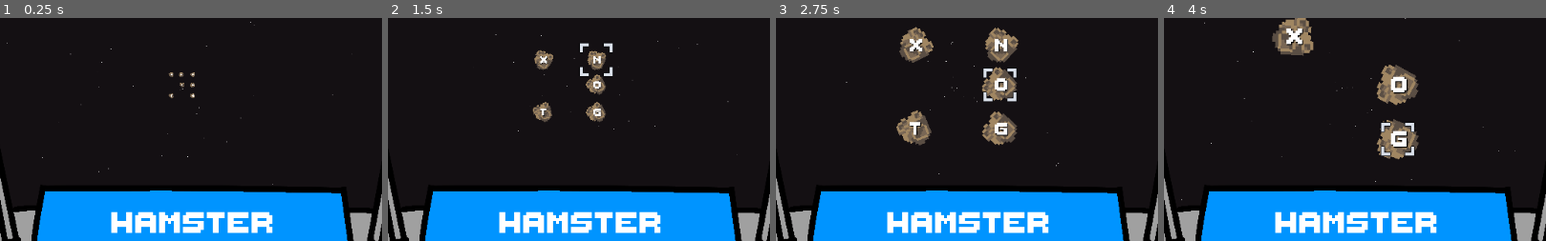
Above: before the commit, frames 1-4 (left to right).
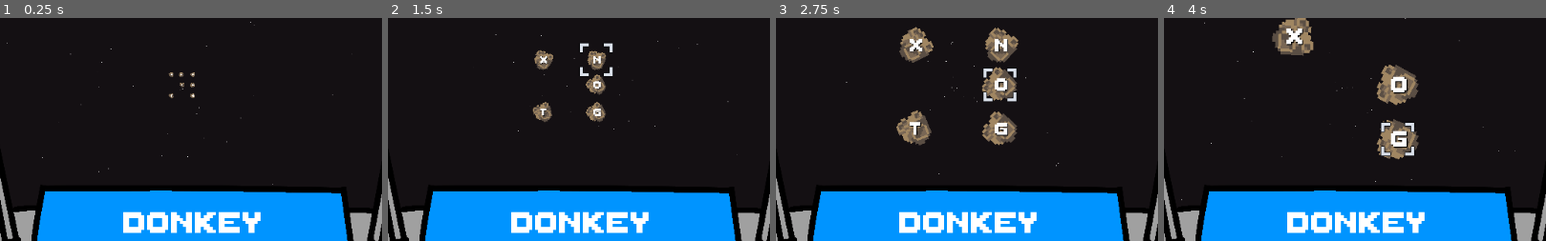
Above: after the commit, the same moments.

Repository: sugarvoid/alpha-space
Game: Godot game, scene res://game/game.tscn
The game is run twice, just before and just after one commit, with the same random seed, the same clock (stepped at 60 frames per second) and the same inputs.
Inputs (mouse positions are % of the whole screen's width and height, from its top left):
- Up to frame 1 (0.25 s): no input
- Up to frame 2 (1.5 s): tap Enter at 0.5 s; move the mouse to (47, 26) at 0.52 s; hold Keypad 8 (num_pad_eight) 0.53-1.28 s; click (47, 26) at 0.67 s; move the mouse to (52, 24) at 1.27 s; tap Keypad 5 (num_pad_five) at 1.35 s; click (52, 24) at 1.42 s
- Up to frame 3 (2.75 s): move the mouse to (53, 29) at 2.02 s; hold Keypad 4 (num_pad_four) from 2.03 s (still down); click (53, 29) at 2.17 s
- Up to frame 4 (4 s): move the mouse to (44, 39) at 2.77 s; release Keypad 4 (num_pad_four) at 2.78 s; tap Keypad 9 (num_pad_nine) at 2.85 s; click (44, 39) at 2.92 s; move the mouse to (56, 41) at 3.52 s; hold Keypad 1 (num_pad_one) from 3.53 s (still down); click (56, 41) at 3.67 s
The pictures show only the part of the screen within x 25-75%, y 14-64%; the shares and areas given below are measured in that part.

The runs differ from the first frame. In frame 1, 2.2% of the frame differs, in the area x 29-72%, y 86-97%; in frame 2, 2.2%; in frame 3, 2.2%; in frame 4, 2.2%.

Commit message:
Added dynamic word display

Diff:
--- a/game/hud/fps_counter.tscn
+++ b/game/hud/fps_counter.tscn
@@ -13,14 +13,12 @@
 script = ExtResource("1_1gp45")
 
 [node name="Label" type="Label" parent="."]
-layout_mode = 0
 offset_left = 35.0
 offset_right = 75.0
 offset_bottom = 26.0
 text = "00"
 
 [node name="Label2" type="Label" parent="."]
-layout_mode = 1
 offset_left = 1.0
 offset_right = 41.0
 offset_bottom = 26.0
--- a/game/manager/word_manager.gd
+++ b/game/manager/word_manager.gd
@@ -6,8 +6,21 @@
 const LETTERS: Array = ['a','b','c','d','e','f','g','h','i','j','k','l','m','n','o','p','q','r','s','t','u','v','w','x','y','z']
 
 var typed_word: Array
+var running_word: String
+var running_score: int
 
 var test_var = "test string"
+
+func _ready() -> void:
+	add_letter("d")
+	add_letter("o")
+	add_letter("n")
+	add_letter("k")
+	add_letter("e")
+	add_letter("y")
+
+	self._update_word_label()
+
 
 func get_letter_vaule(letter: String) -> int:
 	match letter:
@@ -27,10 +40,29 @@
 			return -99
 
 func add_letter(letter: String) -> void:
-	pass
+	# add points based on letter
+	typed_word.append(letter)
+
+	self._update_running_word()
+	self._update_word_label()
+
 
 func _update_word_label() -> void:
-	pass
+	self.word_display.text = self.running_word
 
-func _letter_array_to_string() -> String:
-	return "filter"
+func _update_running_word() -> void:
+	self.running_word = ""
+	for letter in self.typed_word:
+
+		self.running_word += letter
+
+
+func check_if_word_is_vaild(word: String) -> bool:
+	# Check if word is in vaild_word array
+	return true
+
+func _reset() -> void:
+	self.running_score = 0
+	self.typed_word.clear()
+	self.word_to_display = ""
+	self._update_word_label()
Binary file added: game/corkpit/cockpiewerwerwet22.png
Not shown, added: game/corkpit/cockpiewerwerwet22.png.import
Binary file changed: game/meteor/test_rock.png
